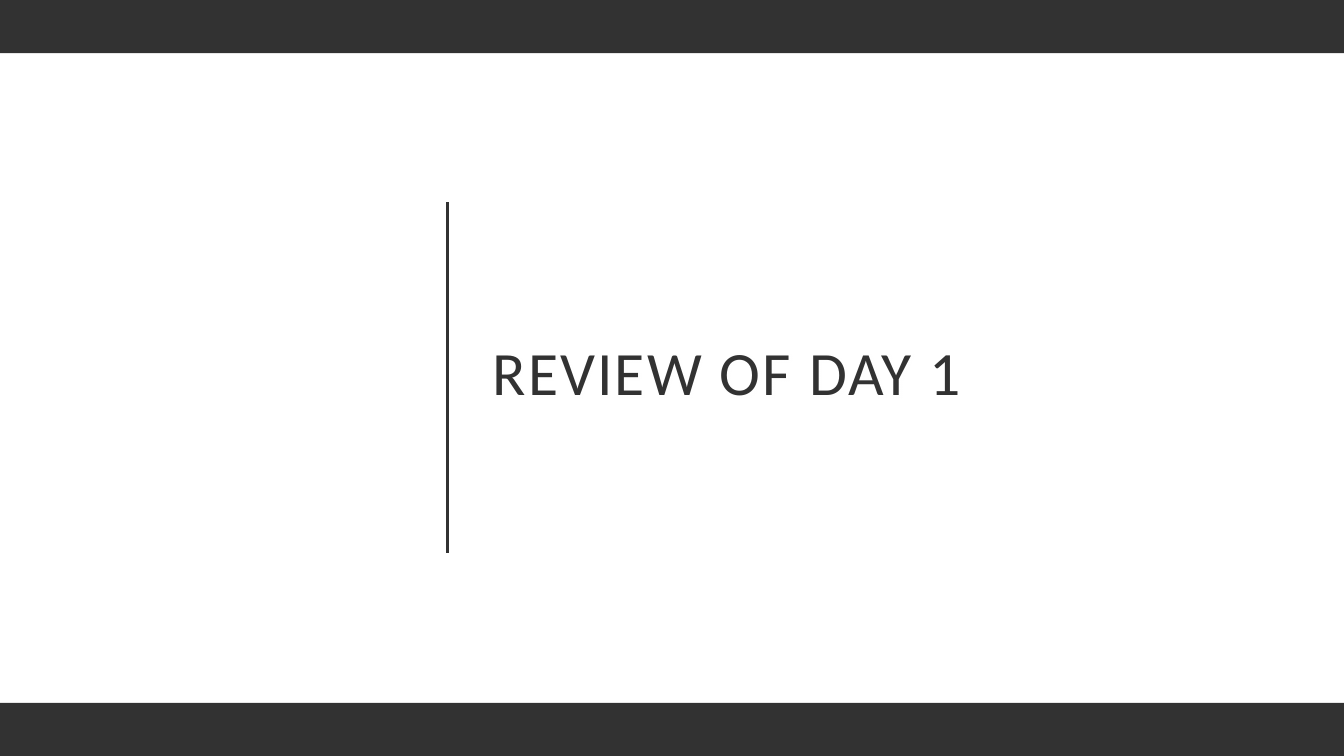
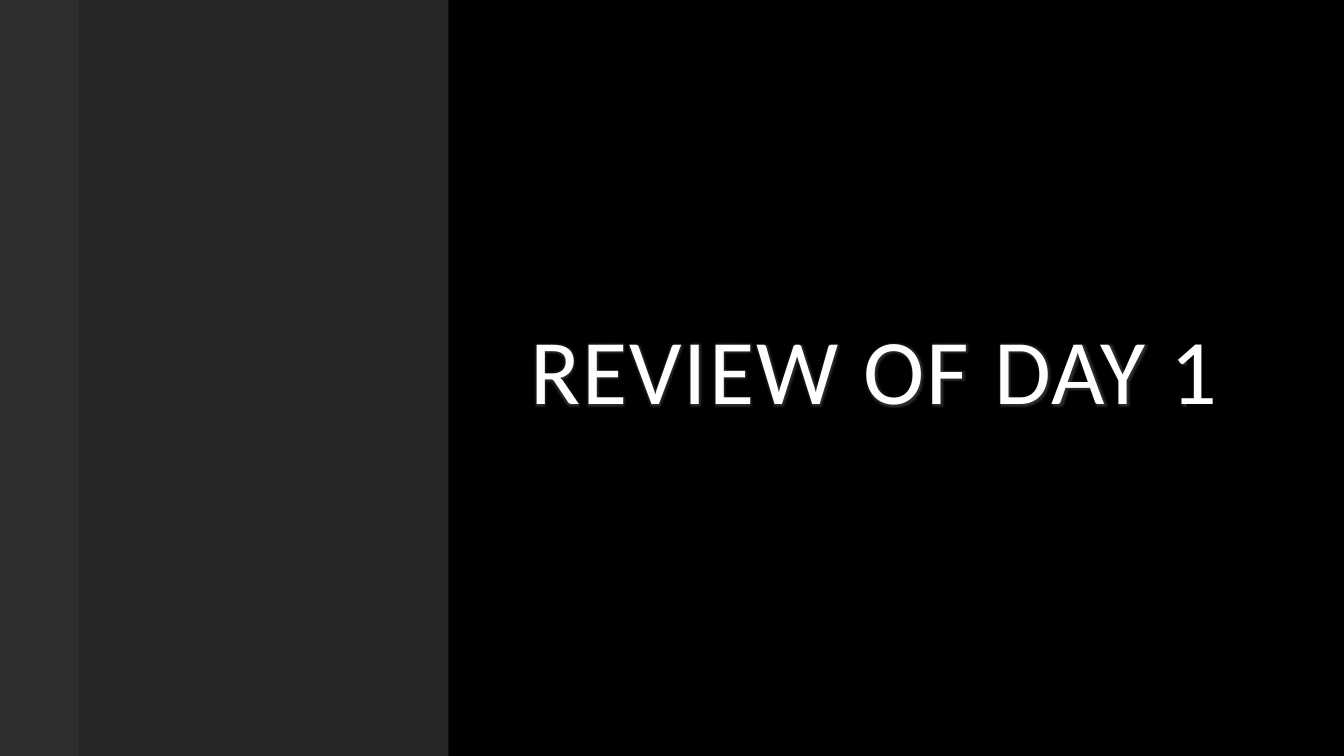
Before and after one commit to hexa-decim8/ISBPM, a slide deck: slide 2 of Class_Materials/Week_4/Day_2_Github_Day_2_WIP/ISBPM Github Day 2.pptx. Drawn at 1344x756 pixels with LibreOffice and Linux fonts; fonts in the diff are those of the drawing; background and template pictures are left out. Boxes give left, top, right and bottom in pixels: in the first picture for what was removed or moved away, otherwise in the second. Text is boxed around its words. In the diff, an @@ line names an element or a change of style, - is before the commit and + after.

```diff
--- a/Class_Materials/Week_4/Day_2_Github_Day_2_WIP/ISBPM Github Day 2.pptx
+++ b/Class_Materials/Week_4/Day_2_Github_Day_2_WIP/ISBPM Github Day 2.pptx
@@ background picture (left out) to #000000 @@
@@ rectangle resized from (x1=0, y1=227, x2=1344, y2=429) to (x1=0, y1=0, x2=1344, y2=756) @@
@@ rectangle at (x1=0, y1=19, x2=1344, y2=201): fill #000000 to #FFFFFF @@
@@ rectangle removed at (x1=0, y1=0, x2=1344, y2=53) @@
@@ rectangle added at (x1=0, y1=0, x2=449, y2=756), fill #262626 @@
@@ rectangle added at (x1=0, y1=0, x2=80, y2=756), fill #323232 at 70% opacity @@
@@ title "REVIEW OF DAY 1" moved from (x1=493, y1=355, x2=960, y2=396) to (x1=530, y1=344, x2=1217, y2=406) @@
@@ title "REVIEW OF DAY 1" at (x1=530, y1=344, x2=1217, y2=406): size 44 to 66 pt, text colour #323232 to #FFFFFF @@
@@ line removed from (448, 203) to (448, 554) @@
@@ rectangle resized from (x1=0, y1=0, x2=1344, y2=756) to (x1=0, y1=227, x2=1344, y2=429) @@
@@ rectangle removed at (x1=0, y1=703, x2=1344, y2=756) @@
```
Also in this commit, not shown: 32 other slides changed, 1 slide added, 2 slides removed, 1 other file.
